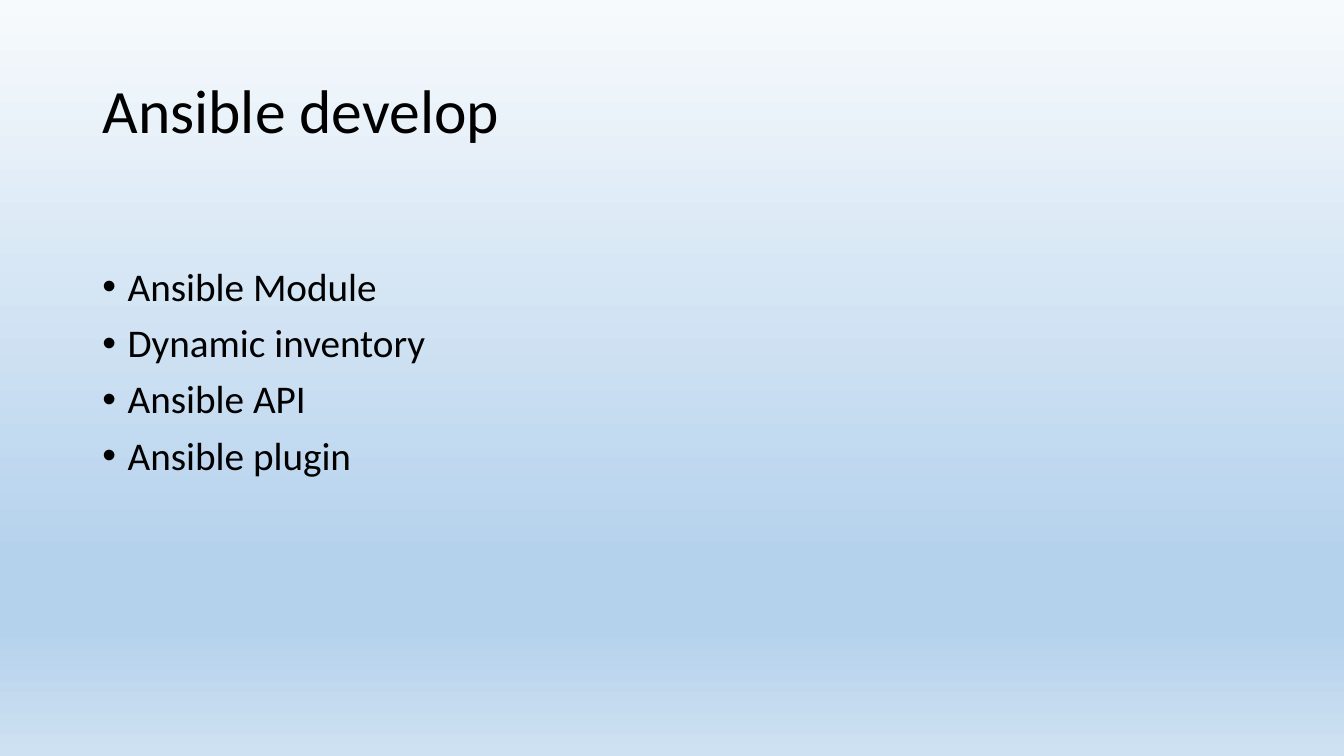
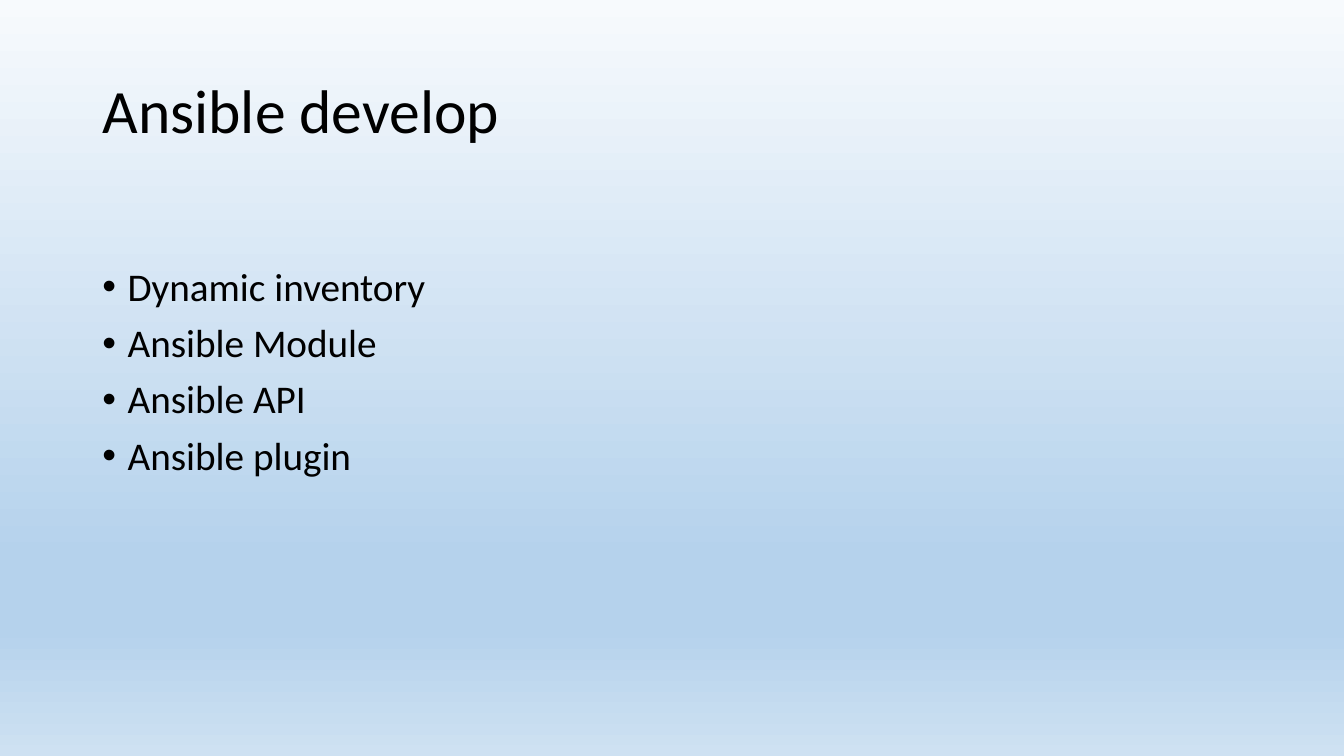
Before and after one commit to leeyan85/ansible-develop, a slide deck: slide 1 of Ansible develop.pptx. Drawn at 1344x756 pixels with LibreOffice and Linux fonts; fonts in the diff are those of the drawing. Boxes give left, top, right and bottom in pixels: in the first picture for what was removed or moved away, otherwise in the second. Text is boxed around its words. In the diff, an @@ line names an element or a change of style, - is before the commit and + after.

```diff
--- a/Ansible develop.pptx
+++ b/Ansible develop.pptx
@@ text at box(128, 274, 425, 308): paragraph added @@
+• Dynamic inventory
@@ text at box(128, 330, 425, 364): paragraph removed @@
-• Dynamic inventory
```
Also in this commit, not shown: 3 other files.
